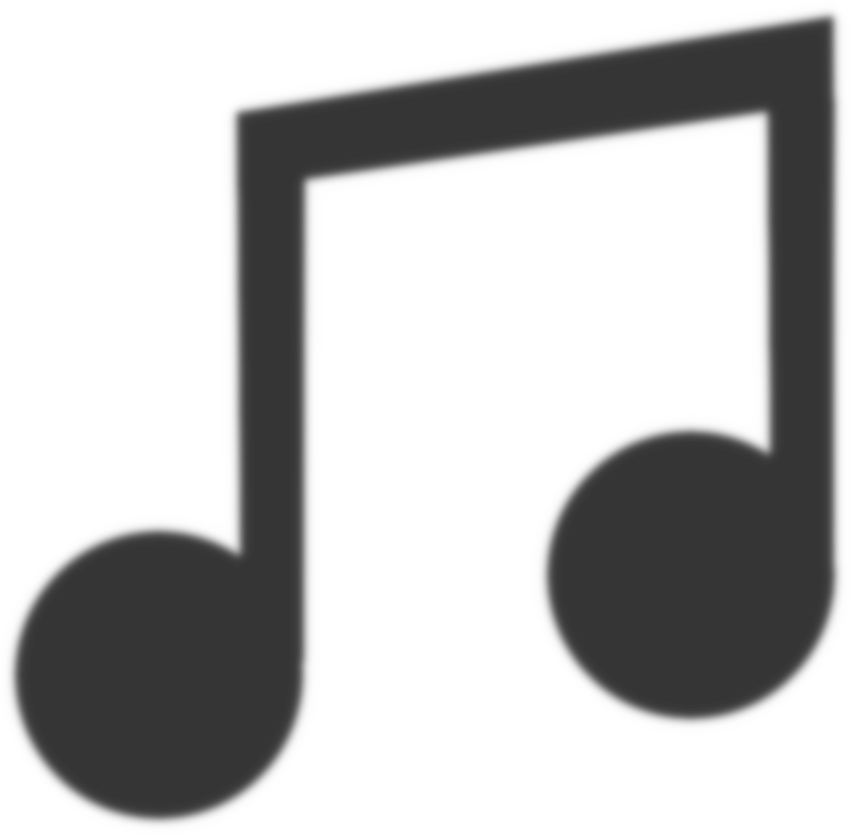
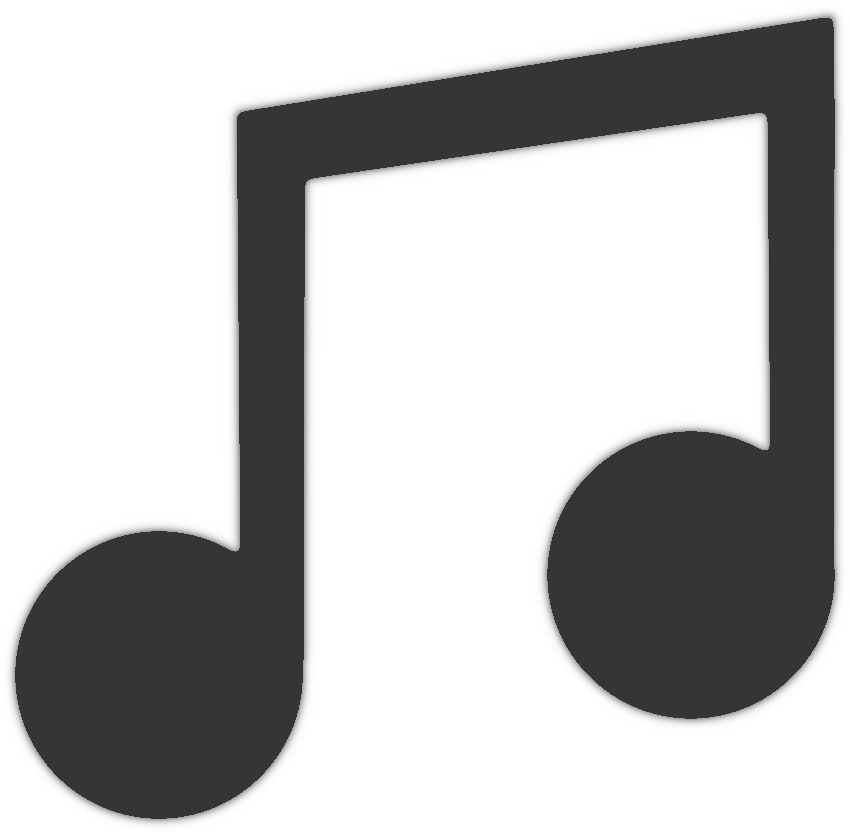
Comparing the layer stacks of the two 850 × 834 images. Changes:
painted on "Layer" over [15, 18, 835, 819]
